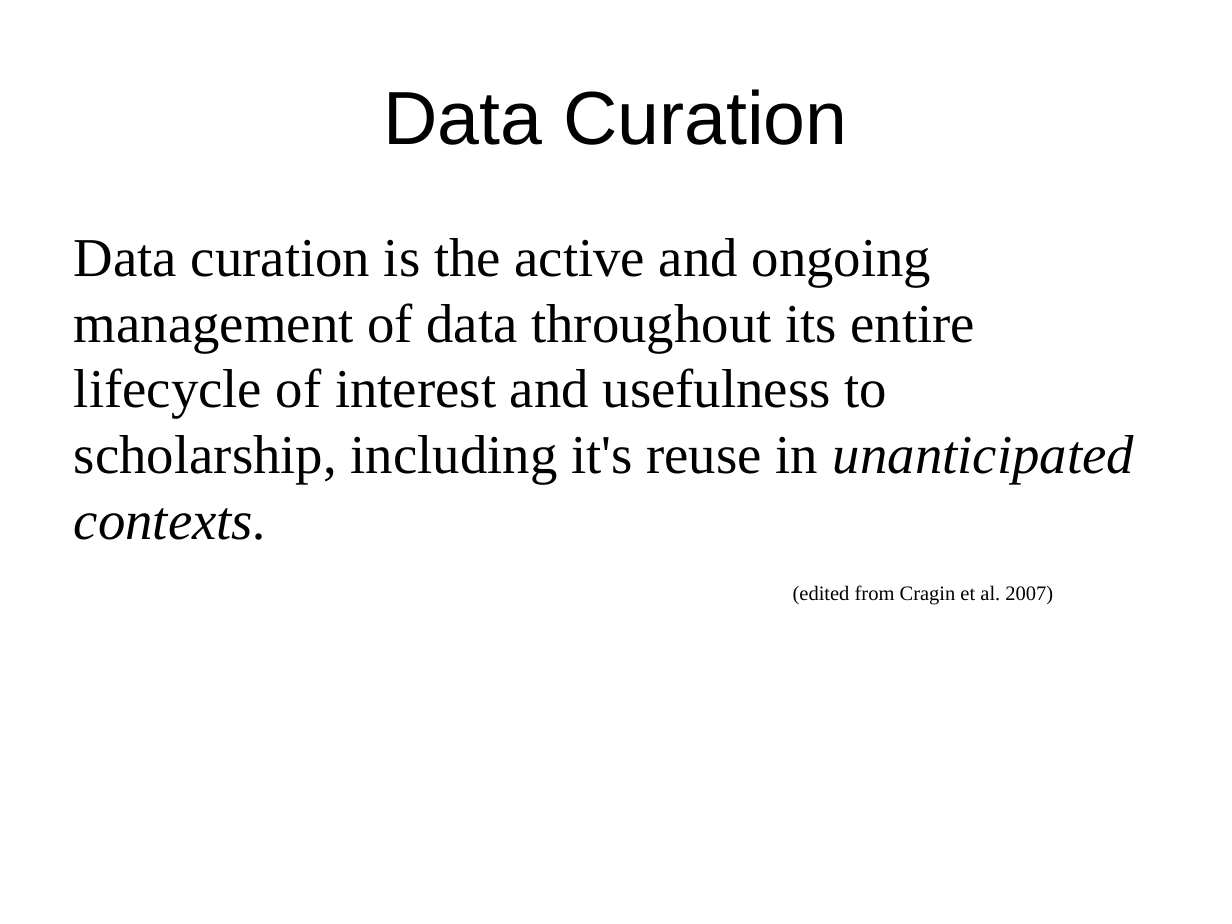
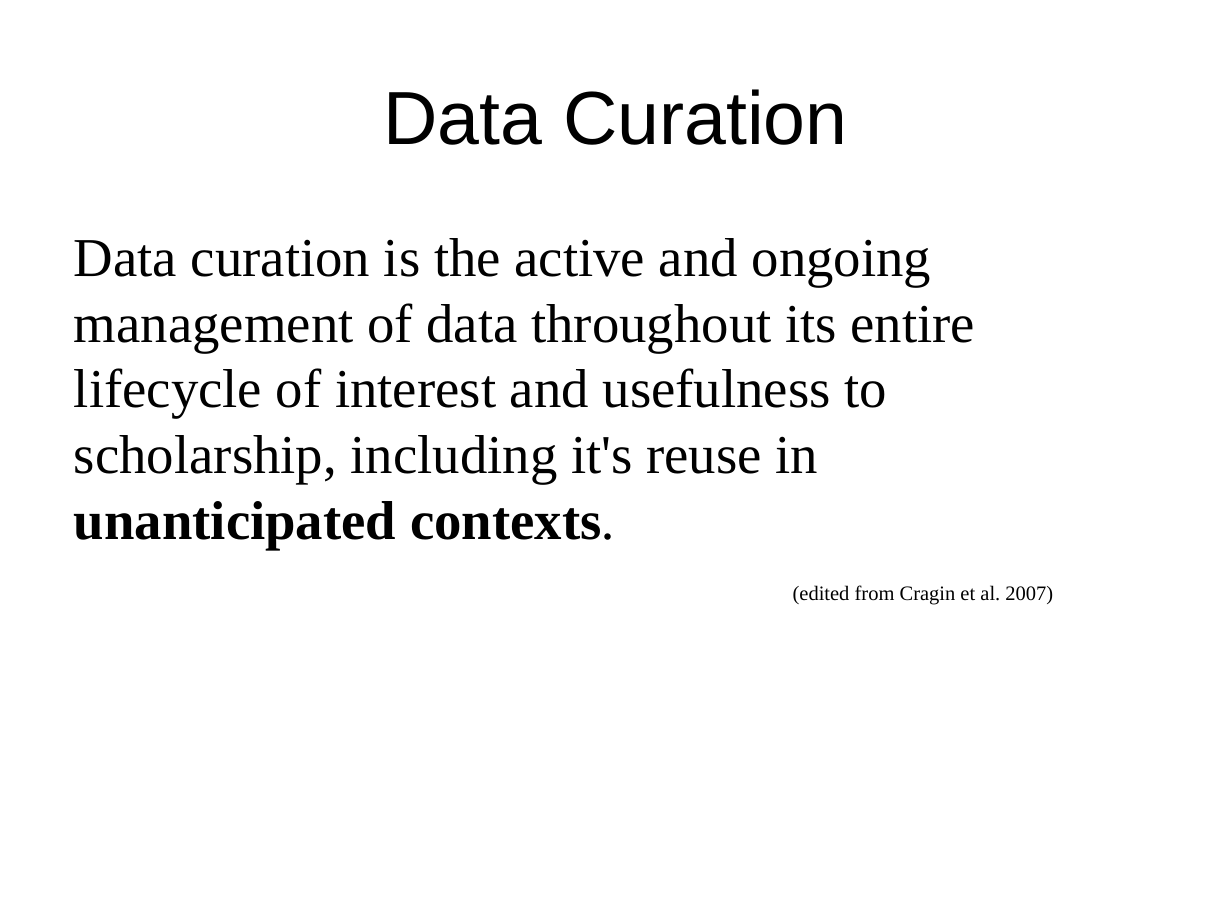
Before and after one commit to DataCurationWorkshop/HongKongCurationWorkshop, a slide deck: slide 20 of Day_1/Lectures/Slides/Day_1_Lecture_Intro.pptx. Drawn at 1232x924 pixels with LibreOffice and Linux fonts; fonts in the diff are those of the drawing; background and template pictures are left out. Boxes give left, top, right and bottom in pixels: in the first picture for what was removed or moved away, otherwise in the second. Text is boxed around its words. In the diff, an @@ line names an element or a change of style, - is before the commit and + after.

```diff
--- a/Day_1/Lectures/Slides/Day_1_Lecture_Intro.pptx
+++ b/Day_1/Lectures/Slides/Day_1_Lecture_Intro.pptx
@@ text "Data curation is the active ..." at (74,238,976,550): bold on, italic off in "unanticipated contexts." @@
```
Also in this commit, not shown: 4 other slides changed, 8 other files.
